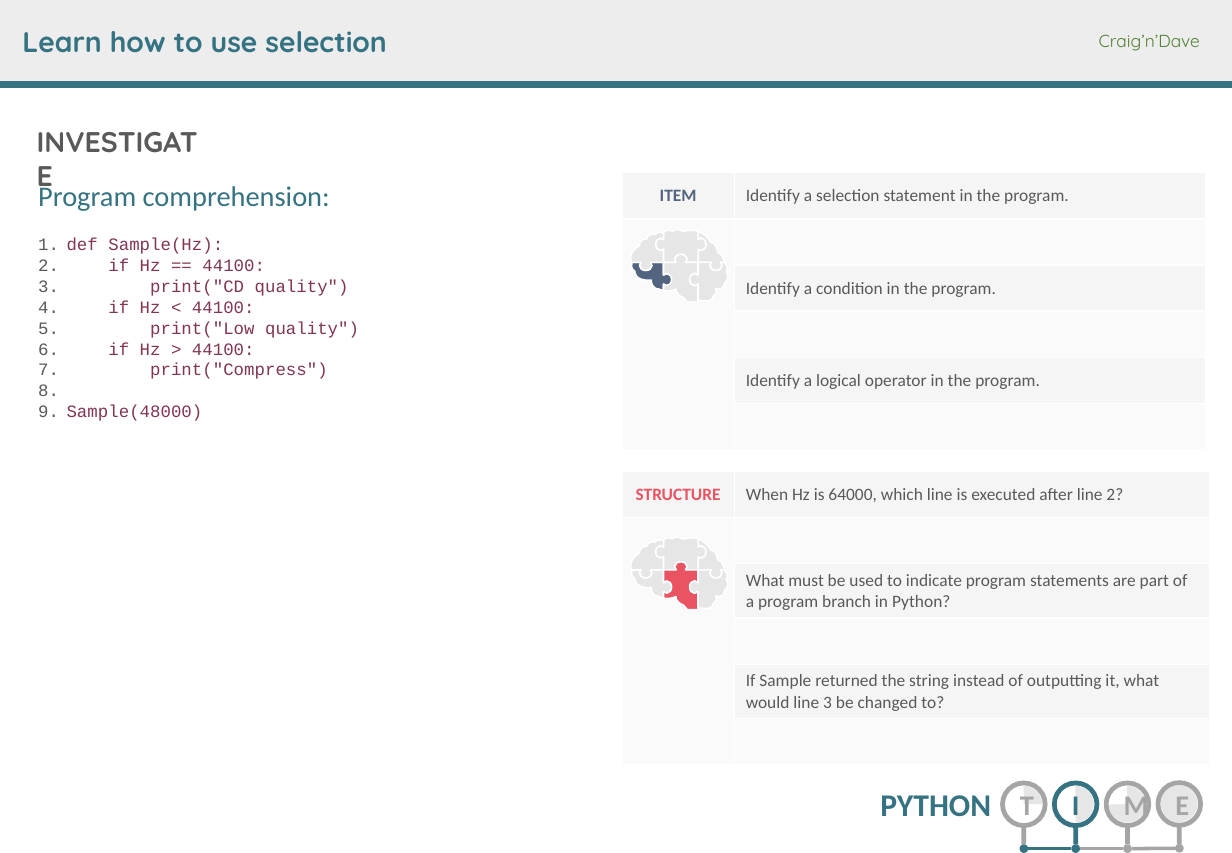
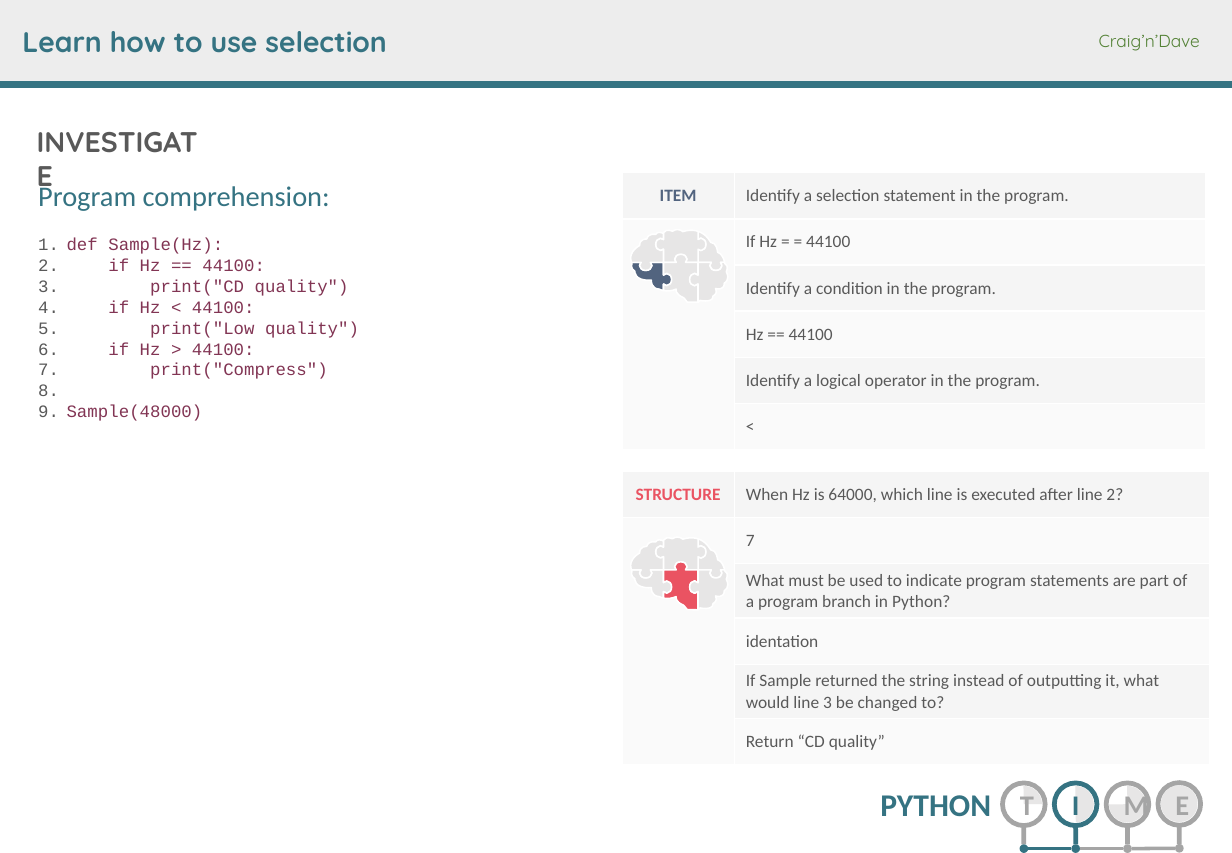
Before and after one commit to TuttiFrutti1090/11D-Cs1-TIME, a slide deck: slide 8 of Python_-_Objective_02_Learn_how_to_use_selection_workbook.pptx. Drawn at 1232x853 pixels with LibreOffice and Linux fonts; fonts in the diff are those of the drawing; background and template pictures are left out. Boxes give left, top, right and bottom in pixels: in the first picture for what was removed or moved away, otherwise in the second. Text is boxed around its words. In the diff, an @@ line names an element or a change of style, - is before the commit and + after.

```diff
--- a/Python_-_Objective_02_Learn_how_to_use_selection_workbook.pptx
+++ b/Python_-_Objective_02_Learn_how_to_use_selection_workbook.pptx
@@ table at (x1=622, y1=173, x2=1207, y2=449) @@
-row 2, column 2: 
+row 2, column 2: If Hz = = 44100
-row 4, column 2: 
+row 4, column 2: Hz == 44100
-row 6, column 2: 
+row 6, column 2: <
@@ table at (x1=622, y1=472, x2=1210, y2=763) @@
-row 2, column 2: 
+row 2, column 2: 7
-row 4, column 2: 
+row 4, column 2: identation
-row 6, column 2: 
+row 6, column 2: Return “CD quality”
```
